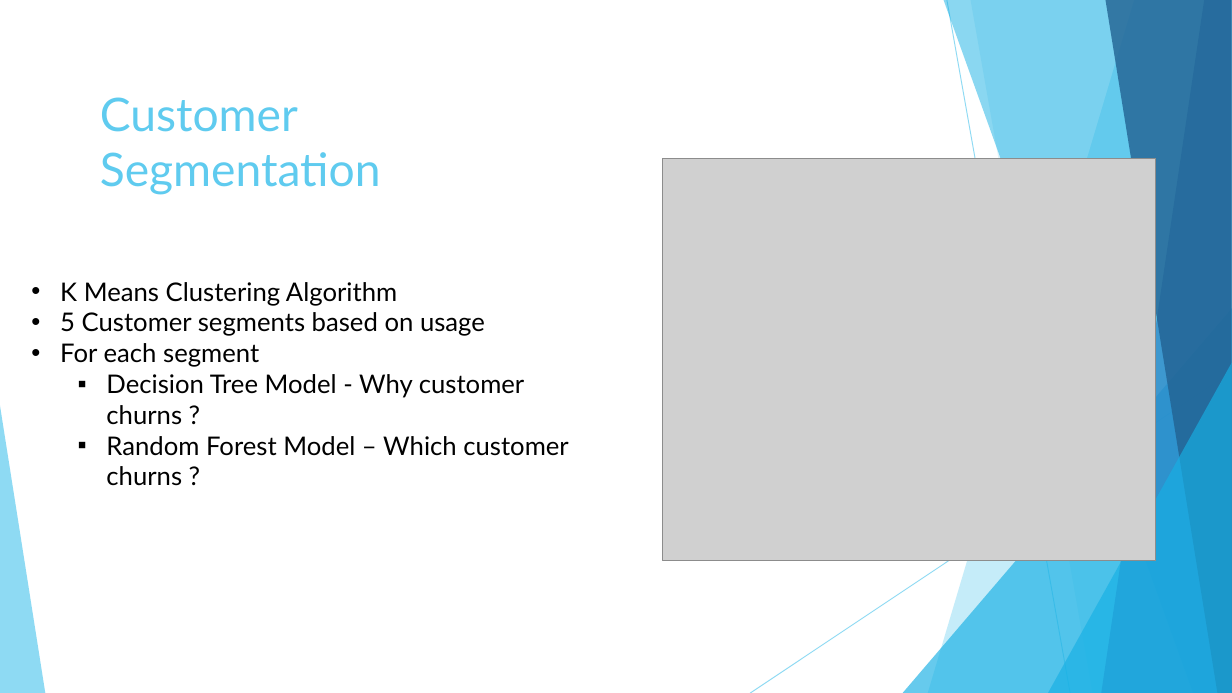
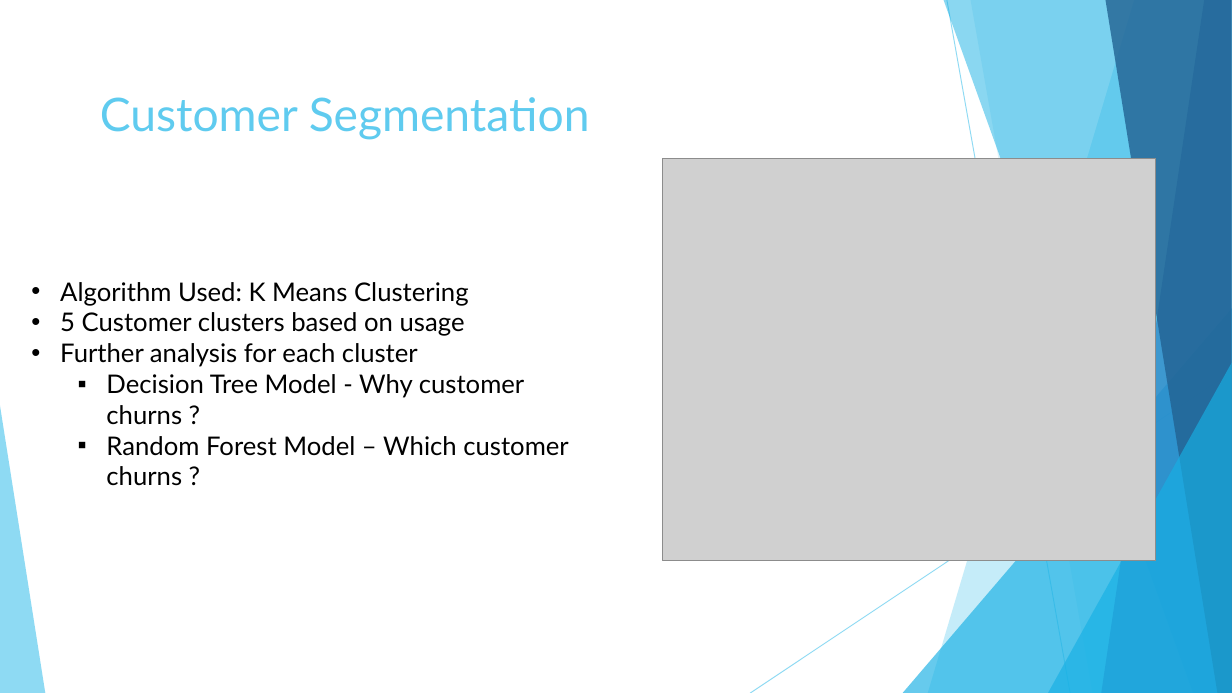
Before and after one commit to abahl88/Independent-Projects, a slide deck: slide 6 of Telecom Customer Churn/Telco Churn Presentation.pptx. Drawn at 1232x693 pixels with LibreOffice and Linux fonts; fonts in the diff are those of the drawing; grey boxes stand for pictures. Boxes give left, top, right and bottom in pixels: in the first picture for what was removed or moved away, otherwise in the second. Text is boxed around its words. In the diff, an @@ line names an element or a change of style, - is before the commit and + after.

```diff
--- a/Telecom Customer Churn/Telco Churn Presentation.pptx
+++ b/Telecom Customer Churn/Telco Churn Presentation.pptx
@@ title "Customer Segmentation" rewrapped from [100, 97, 381, 195] to [100, 97, 590, 140] @@
@@ text at [60, 282, 469, 367]: text changed @@
-• K Means Clustering Algorithm
-• 5 Customer segments based on usage
-• For each segment
+• Algorithm Used: K Means Clustering
+• 5 Customer clusters based on usage
+• Further analysis for each cluster
```
Also in this commit, not shown: 10 other slides changed, 1 other file.
